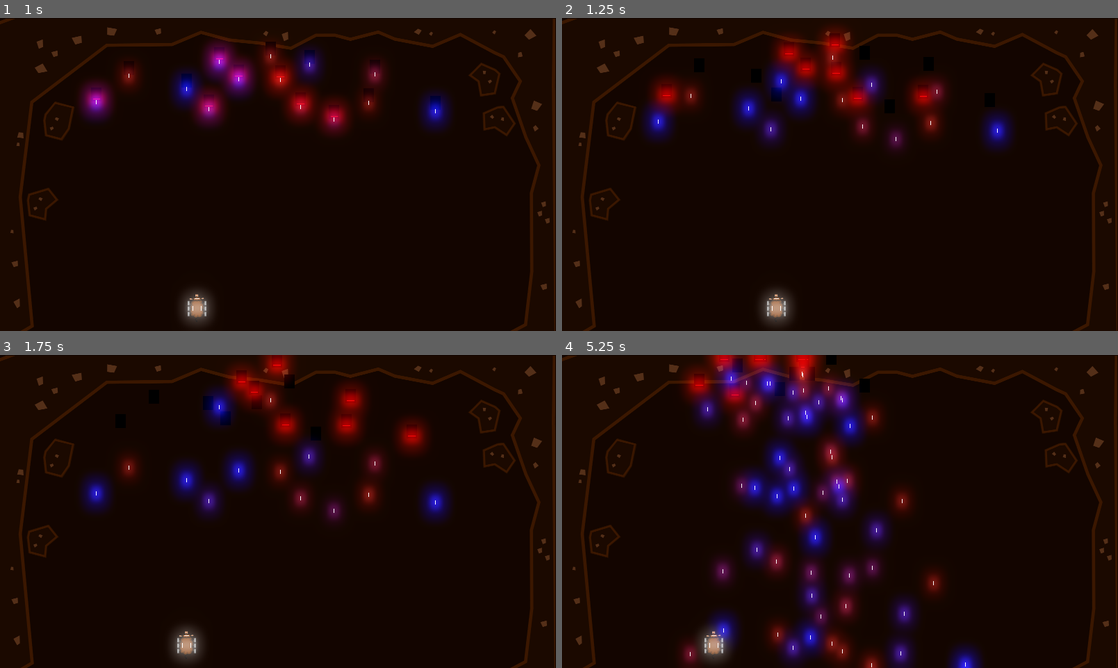
Above: before the commit, frames 1-4 (two rows, left to right).
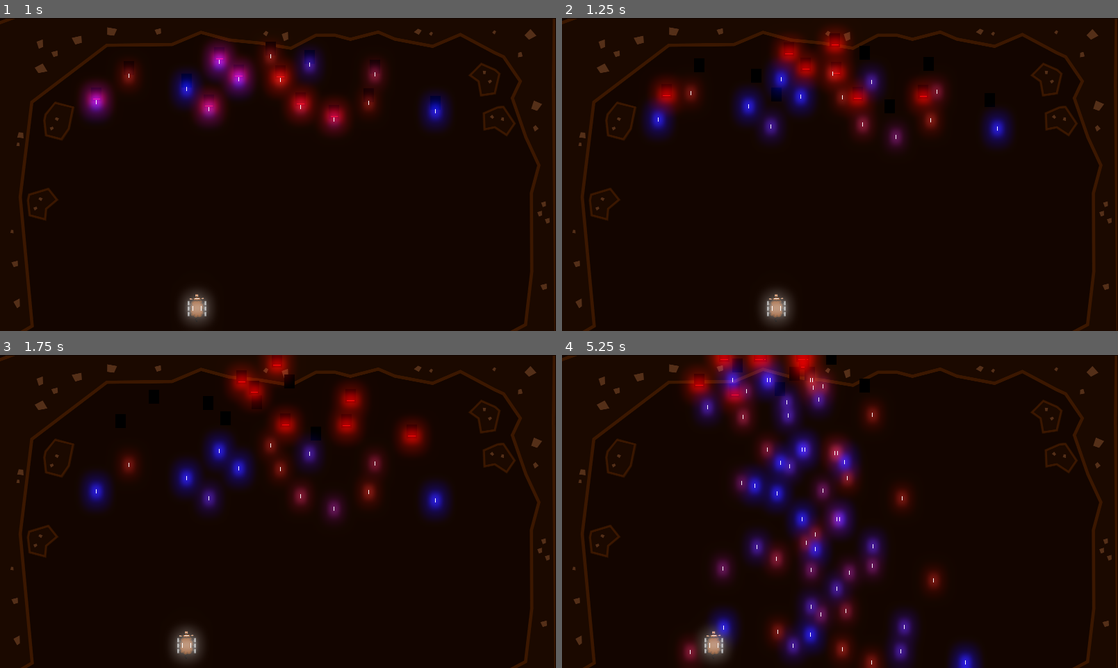
Above: after the commit, the same moments.

Repository: GameDrivenDesign/punk-wolf
Game: Godot game, scene res://game.tscn
The game is run twice, just before and just after one commit, with the same random seed, the same clock (stepped at 60 frames per second) and the same inputs.
Inputs:
- Up to frame 1 (1 s): tap Enter (ui_accept) at 0.5, 0.77 s; hold Right (ui_right) from 0.53 s (still down)
- Up to frame 2 (1.25 s): keep holding Right (ui_right)
- Up to frame 3 (1.75 s): release Right (ui_right) at 1.28 s; hold Left (ui_left) from 1.28 s (still down); tap Enter (ui_accept) at 1.52 s
- Up to frame 4 (5.25 s): release Left (ui_left) at 2.03 s; hold Right (ui_right) 2.03-3.53 s; tap Enter (ui_accept) at 3.02, 3.77, 4.52 s; hold Left (ui_left) from 3.53 s (still down)

Frame 1 is identical in both runs. In frame 2, 0.5% of the frame differs, in the area x 16-80%, y 10-40%; in frame 3, 1.8%; in frame 4, 8.4%, in the area x 22-74%, y 3-100%.

Commit message:
projectile is now area

Diff:
--- a/projectiles/Projectile.gd
+++ b/projectiles/Projectile.gd
@@ -1,4 +1,4 @@
-extends KinematicBody2D
+extends Area2D
 const DIRECTION = Vector2.DOWN
 const SPEED = 200
 const DAMAGE = 10
@@ -13,7 +13,9 @@
 	set_modulate(colors[randi()%5])
 
 func _physics_process(delta):
-	var coll = move_and_collide(DIRECTION * delta * SPEED)
-	if coll and coll.collider.is_in_group("sheep"):
-		coll.collider.take_damage(DAMAGE)
+	position += (DIRECTION * delta * SPEED)
+
+func _on_Projectile_body_entered(body):
+	if body.is_in_group("sheep"):
+		body.take_damage(DAMAGE)
 		queue_free()
--- a/projectiles/Projectile.tscn
+++ b/projectiles/Projectile.tscn
@@ -6,9 +6,8 @@
 [sub_resource type="RectangleShape2D" id=1]
 extents = Vector2( 1.04139, 2.0544 )
 
-[node name="Projectile" type="KinematicBody2D"]
+[node name="Projectile" type="Area2D"]
 scale = Vector2( 1, 3 )
-input_pickable = true
 script = ExtResource( 2 )
 
 [node name="CollisionShape2D" type="CollisionShape2D" parent="."]
@@ -25,3 +24,4 @@
 
 [node name="Sprite" type="Sprite" parent="."]
 texture = ExtResource( 1 )
+[connection signal="body_entered" from="." to="." method="_on_Projectile_body_entered"]
